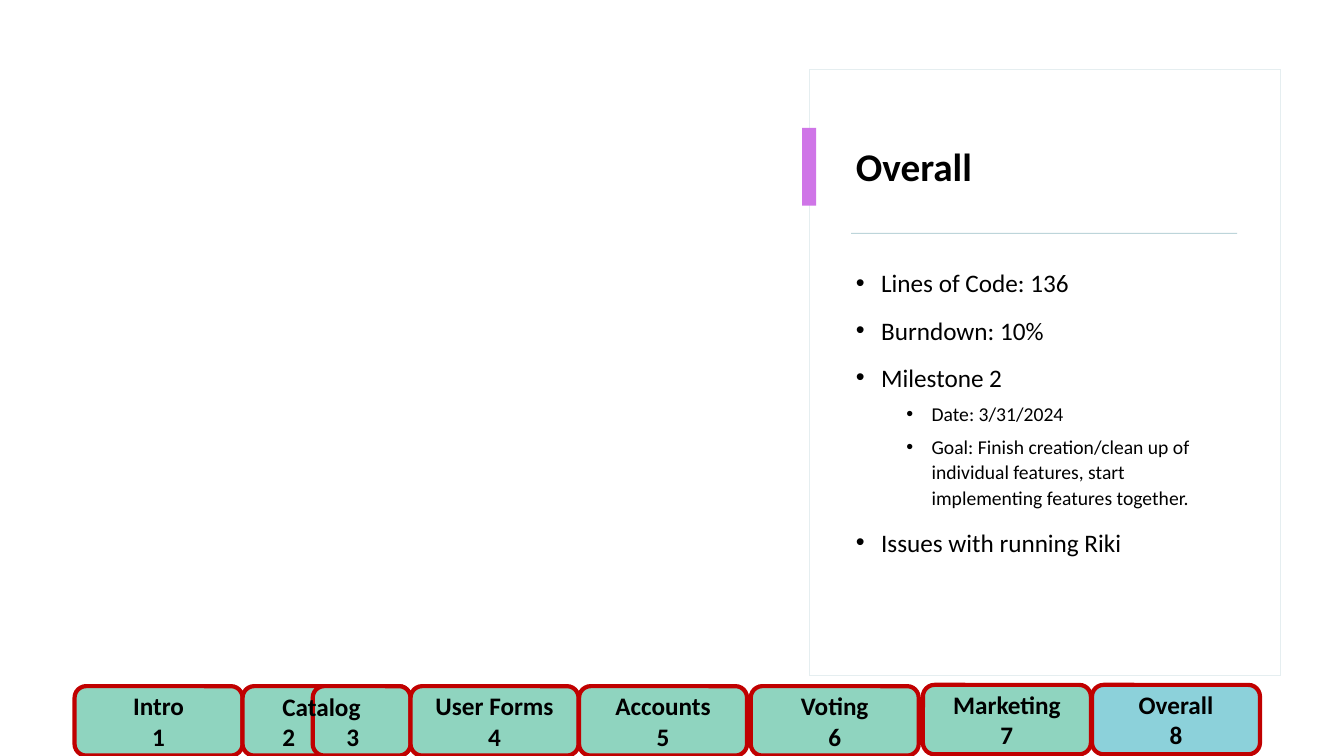
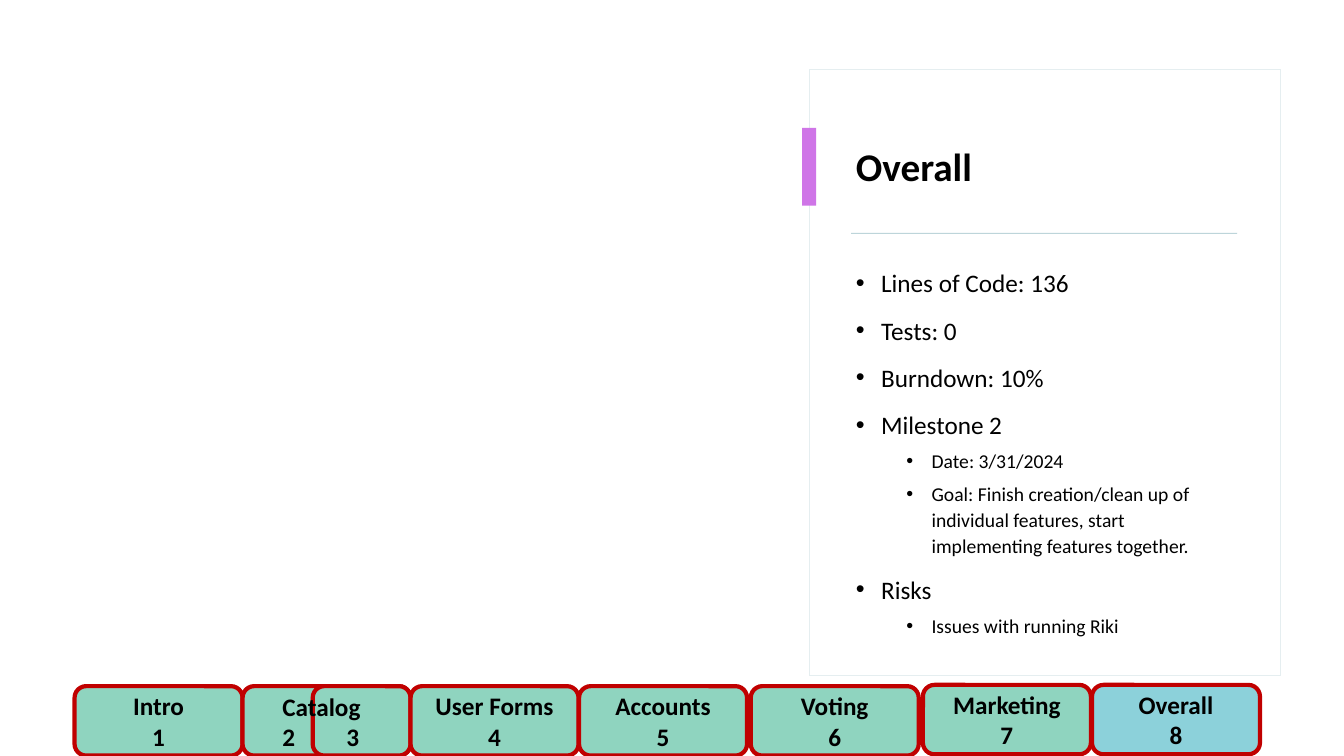
Before and after one commit to FlamingPyro/CSC440-Wiki-Gaming, a slide deck: slide 8 of Presentations/Wiki Gaming week 2.pptx. Drawn at 1344x756 pixels with LibreOffice and Linux fonts; fonts in the diff are those of the drawing; background and template pictures are left out. Boxes give left, top, right and bottom in pixels: in the first picture for what was removed or moved away, otherwise in the second. Text is boxed around its words. In the diff, an @@ line names an element or a change of style, - is before the commit and + after.

```diff
--- a/Presentations/Wiki Gaming week 2.pptx
+++ b/Presentations/Wiki Gaming week 2.pptx
@@ text at (881, 323, 957, 341): paragraph added @@
+• Tests: 0
@@ text at (881, 581, 931, 600): paragraph added @@
+• Risks
@@ text at (932, 619, 1119, 637): size 18 to 14 pt in "Issues with running Riki"; list level 1 to 2 in "Issues with running Riki" @@
```
Also in this commit, not shown: 6 other slides changed.
